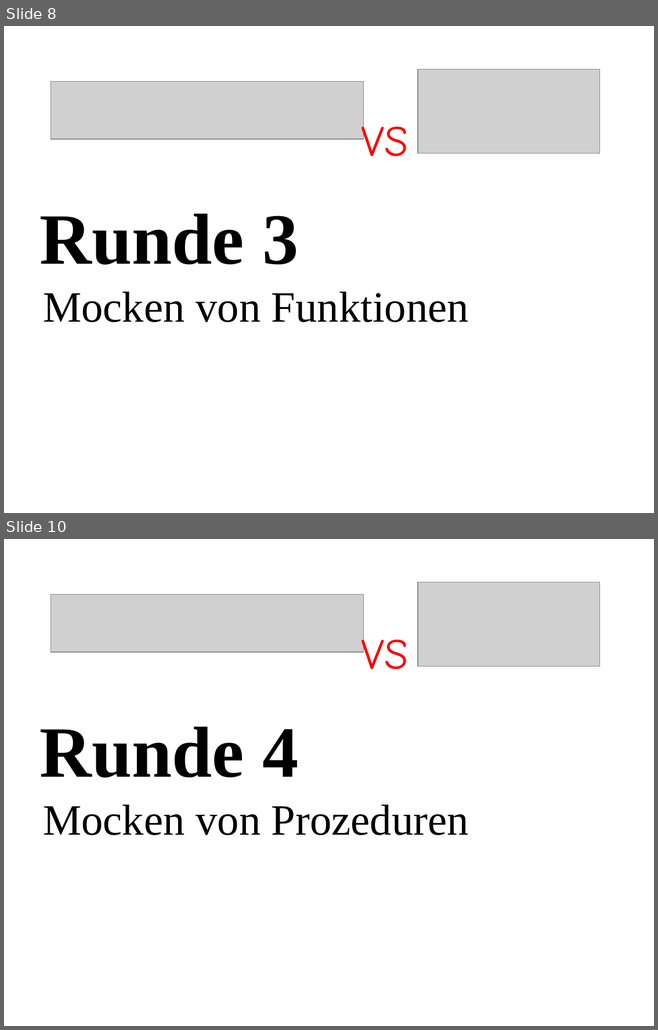
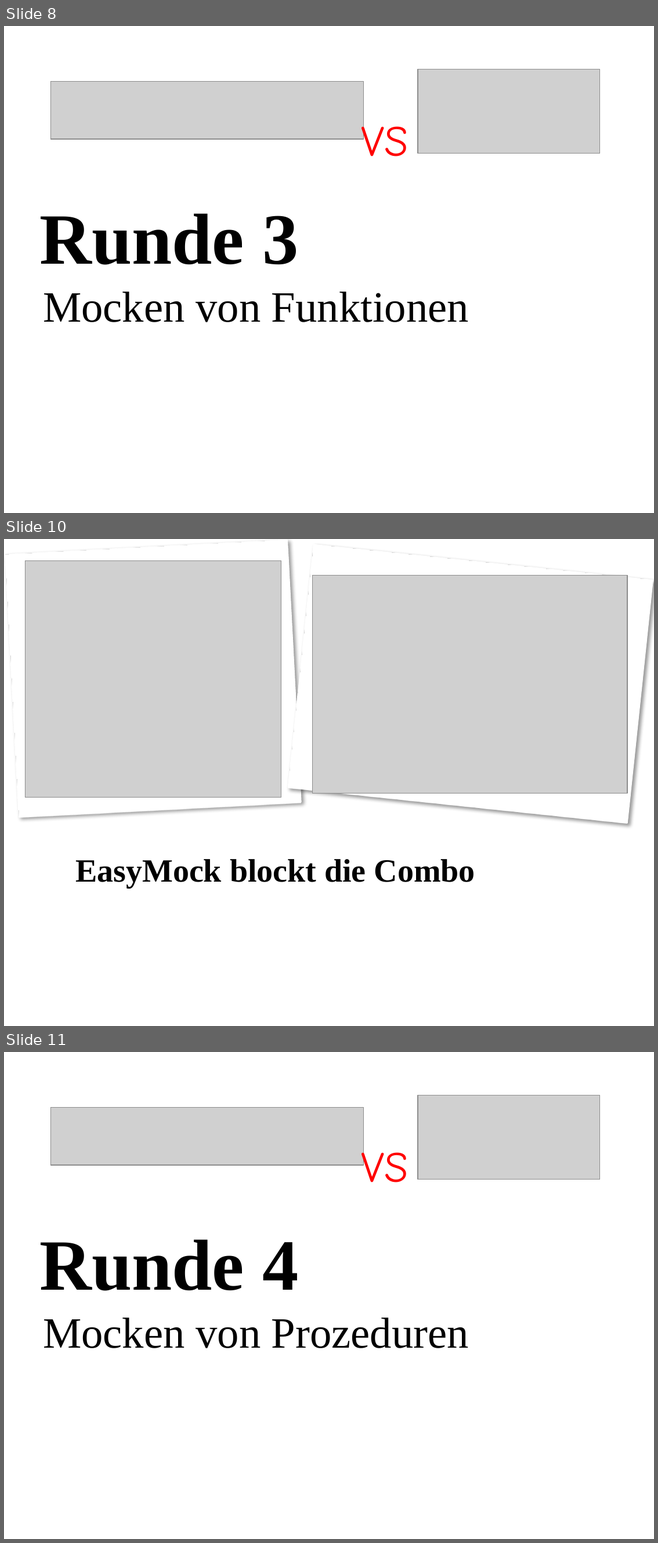
Before and after one commit to dataduke/Mocking, a slide deck: Präsentation.pptx. Shown one above the other, each under a label of ours: slides 8 and 10 before the commit, slides 8, 10 and 11 after it; the slides between them are not shown. The pictures are 658x1030 and 658x1543 pixels, drawn with LibreOffice and Linux fonts; fonts in the diff are those of the drawing; grey boxes stand for pictures; background and template pictures are left out. Boxes give left, top, right and bottom in pixels: in the first picture for what was removed or moved away, otherwise in the second. Text is boxed around its words. In the diff, an @@ line names an element or a change of style, - is before the commit and + after.

```diff
--- a/Präsentation.pptx
+++ b/Präsentation.pptx
@@ slide 10 added at [4, 539, 654, 1026], background picture (left out) @@
@@ rectangle added at [5, 540, 300, 817], fill #FFFFFF, outline #FFFFFF 1.5 pt @@
@@ rectangle added at [5, 540, 300, 818], fill gradient #D9D9D9 to #FFFFFF @@
@@ rectangle added at [288, 545, 652, 823], fill #FFFFFF, outline #FFFFFF 1.5 pt @@
@@ rectangle added at [288, 545, 652, 824], fill gradient #D9D9D9 to #FFFFFF @@
@@ picture added at [25, 560, 281, 798] @@
@@ picture added at [312, 576, 627, 794] @@
@@ title added at [75, 859, 475, 888], 36 pt, text #000000, bold @@
+EasyMock blockt die Combo
@@ what was slide 10 is now slide 11 @@
```
Also in this commit, not shown: 1 slide changed, 1 other slide added, 1 slide removed, 6 other files.
